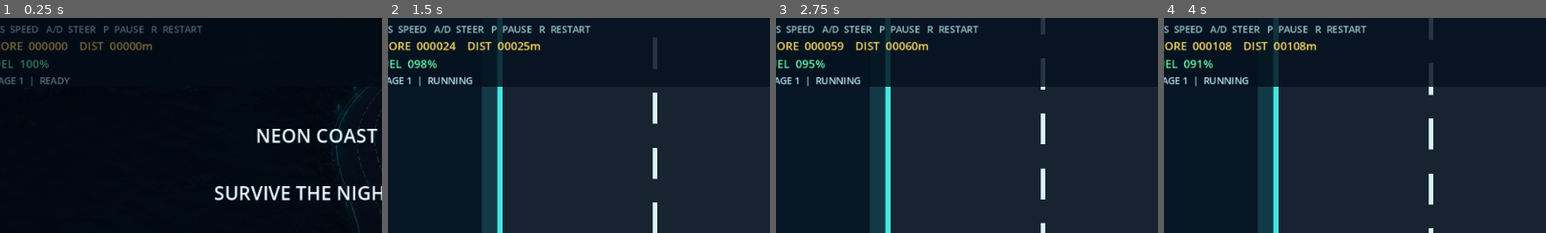
Above: before the commit, frames 1-4 (left to right).
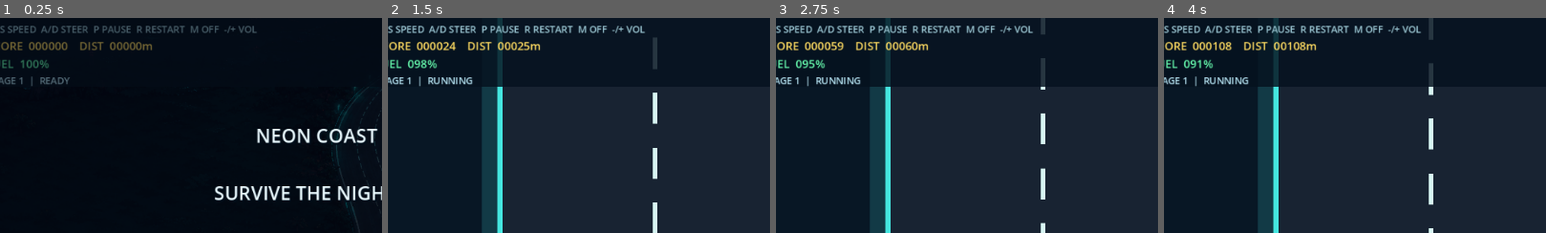
Above: after the commit, the same moments.

Repository: xiejiamincyq/car
Game: Godot game, scene res://scenes/main.tscn
Same seed, same stepped clock (60 frames per second), same inputs: the game is played once before the commit and once after it.
Inputs:
- Up to frame 1 (0.25 s): no input
- Up to frame 2 (1.5 s): tap Enter at 0.5 s; hold Right (steer_right) 0.53-1.28 s; tap Space (start_game) at 0.6, 1.35 s; hold - (volume_down, bound only after the commit) from 1.28 s (still down)
- Up to frame 3 (2.75 s): release - (volume_down, bound only after the commit) at 2.03 s; hold Right (steer_right) from 2.03 s (still down); tap Space (start_game) at 2.1 s
- Up to frame 4 (4 s): release Right (steer_right) at 2.78 s; hold Up (accelerate) 2.78-3.53 s; tap Space (start_game) at 2.85, 3.5, 3.6 s; hold Left (steer_left) from 3.53 s (still down)
The pictures show only the part of the screen within x 5-55%, y 9-59%; the shares and areas given below are measured in that part.

The runs differ from the first frame. In frame 1, 1.1% of the frame differs, in the area x 2-68%, y 3-8%; in frame 2, 1.5%; in frame 3, 1.5%; in frame 4, 1.5%.

Commit message:
feat: add original gameplay audio controls

Diff:
--- a/scripts/main.gd
+++ b/scripts/main.gd
@@ -8,6 +8,7 @@
 const RunState = preload("res://scripts/run_state.gd")
 const FuelPickup = preload("res://scripts/fuel_pickup.gd")
 const VisualStyle = preload("res://scripts/visual_style.gd")
+const SoundEffects = preload("res://scripts/sound_effects.gd")
 
 const ROAD_MARK_REPEAT_DISTANCE := 92.0
 
@@ -18,6 +19,13 @@
 var road_scroll := 0.0
 var screen_shake := Vector2.ZERO
 var collision_audio: AudioStreamPlayer
+var engine_audio: AudioStreamPlayer
+var acceleration_audio: AudioStreamPlayer
+var pickup_audio: AudioStreamPlayer
+var warning_audio: AudioStreamPlayer
+var audio_volume := 0.65
+var audio_muted := false
+var warning_cooldown := 0.0
 var fuel_pickups: Array[FuelPickup] = []
 var fuel_spawn_remaining := GameConfig.FUEL_PICKUP_INTERVAL
 var pickup_lane_cursor := 0
@@ -41,6 +49,10 @@
 	collision_audio = AudioStreamPlayer.new()
 	collision_audio.stream = CollisionSound.create_stream()
 	add_child(collision_audio)
+	engine_audio = _make_audio_player(SoundEffects.create_engine_loop(), -18.0)
+	acceleration_audio = _make_audio_player(SoundEffects.create_acceleration(), -12.0)
+	pickup_audio = _make_audio_player(SoundEffects.create_pickup(), -10.0)
+	warning_audio = _make_audio_player(SoundEffects.create_warning(), -13.0)
 	speed_label = $CanvasLayer/DebugHUD/Rows/Speed
 	position_label = $CanvasLayer/DebugHUD/Rows/Position
 	debug_label = $CanvasLayer/DebugHUD/Rows/Debug
@@ -62,7 +74,14 @@
 		run.start()
 	if Input.is_action_just_pressed("pause_game"):
 		run.toggle_pause()
+	if Input.is_action_just_pressed("toggle_mute"):
+		audio_muted = not audio_muted
+	if Input.is_action_just_pressed("volume_down"):
+		audio_volume = maxf(0.0, audio_volume - 0.1)
+	if Input.is_action_just_pressed("volume_up"):
+		audio_volume = minf(1.0, audio_volume + 0.1)
 	if run.phase != RunState.Phase.RUNNING:
+		_stop_run_audio()
 		_update_hud()
 		queue_redraw()
 		return
@@ -78,6 +97,7 @@
 		return
 	traffic.set_difficulty_stage(run.difficulty_stage)
 	traffic.tick(delta, drive.speed, _player_lane())
+	_update_audio(delta, accelerate_input)
 	_update_fuel_pickups(delta)
 	collision.advance(delta)
 	_check_collisions()
@@ -161,6 +181,7 @@
 		var pickup_x := viewport_size.x * 0.5 - GameConfig.ROAD_HALF_WIDTH + lane_width * (pickup.lane + 0.5)
 		if absf(pickup_x - player_center.x) < 48.0 and absf(pickup.y - player_center.y) < 62.0:
 			run.add_fuel(GameConfig.FUEL_PICKUP_AMOUNT)
+			_play_effect(pickup_audio)
 			continue
 		if pickup.y < viewport_size.y + 60.0:
 			active.append(pickup)
@@ -183,6 +204,44 @@
 				screen_shake = Vector2(10.0, -7.0)
 				collision_audio.play()
 
+func _make_audio_player(stream: AudioStream, base_volume_db: float) -> AudioStreamPlayer:
+	var player := AudioStreamPlayer.new()
+	player.stream = stream
+	player.volume_db = base_volume_db
+	add_child(player)
+	return player
+
+func _update_audio(delta: float, accelerate_input: float) -> void:
+	warning_cooldown = maxf(0.0, warning_cooldown - delta)
+	if not audio_muted and audio_volume > 0.0:
+		if not engine_audio.playing:
+			engine_audio.play()
+		engine_audio.pitch_scale = lerpf(0.78, 1.32, drive.speed / GameConfig.MAX_SPEED)
+		engine_audio.volume_db = SoundEffects.volume_db(audio_volume) - 18.0
+	else:
+		engine_audio.stop()
+	if accelerate_input > 0.0 and Input.is_action_just_pressed("accelerate"):
+		_play_effect(acceleration_audio)
+	if warning_cooldown <= 0.0:
+		for vehicle in traffic.vehicles:
+			if vehicle.kind == TrafficDirector.Kind.SIGNAL_CHANGE and vehicle.warning_remaining > 0.68:
+				_play_effect(warning_audio)
+				warning_cooldown = 0.55
+				break
+
+func _play_effect(player: AudioStreamPlayer) -> void:
+	if audio_muted or audio_volume <= 0.0:
+		return
+	player.volume_db = SoundEffects.volume_db(audio_volume) - 10.0
+	player.play()
+
+func _stop_run_audio() -> void:
+	collision_audio.stop()
+	engine_audio.stop()
+	acceleration_audio.stop()
+	pickup_audio.stop()
+	warning_audio.stop()
+
 func _award_completed_overtakes() -> void:
 	var player_y := get_viewport_rect().size.y - 128.0
 	for vehicle in traffic.vehicles:
@@ -205,6 +264,7 @@
 	collision = CollisionResponder.new(GameConfig.COLLISION_SPEED_PENALTY, GameConfig.COLLISION_INVULNERABILITY_SECONDS)
 	screen_shake = Vector2.ZERO
 	collision_audio.stop()
+	_stop_run_audio()
 	run.reset()
 	fuel_pickups.clear()
 	fuel_spawn_remaining = GameConfig.FUEL_PICKUP_INTERVAL
@@ -225,7 +285,7 @@
 	score_label.text = "SCORE  %06d    DIST  %05dm" % [run.score, roundi(run.distance)]
 	fuel_label.text = "FUEL  %03d%%" % roundi(run.fuel)
 	run_status_label.text = "STAGE %d  |  %s" % [run.difficulty_stage + 1, _phase_text()]
-	debug_label.text = "W/S  SPEED   A/D  STEER   P  PAUSE   R  RESTART"
+	debug_label.text = "W/S SPEED  A/D STEER  P PAUSE  R RESTART  M %s  -/+ VOL" % ("ON" if audio_muted else "OFF")
 	for label in [speed_label, debug_label, score_label, fuel_label, run_status_label]:
 		label.scale = Vector2.ONE * scale
 	var is_playing := run.phase == RunState.Phase.RUNNING
@@ -255,6 +315,9 @@
 	_register_action("restart_prototype", [KEY_R])
 	_register_action("start_game", [KEY_SPACE])
 	_register_action("pause_game", [KEY_P])
+	_register_action("toggle_mute", [KEY_M])
+	_register_action("volume_down", [KEY_MINUS])
+	_register_action("volume_up", [KEY_EQUAL])
 	_register_action("quit_game", [KEY_ESCAPE])
 
 func _register_action(action: StringName, keys: Array[int]) -> void:
--- /dev/null
+++ b/scripts/sound_effects.gd
@@ -0,0 +1,54 @@
+class_name SoundEffects
+extends RefCounted
+
+static func create_engine_loop() -> AudioStreamWAV:
+	var stream := _make_wave(92.0, 0.44, 0.22, true, 1.8)
+	stream.loop_mode = AudioStreamWAV.LOOP_FORWARD
+	stream.loop_begin = 0
+	stream.loop_end = stream.data.size() / 2
+	return stream
+
+static func create_acceleration() -> AudioStreamWAV:
+	return _make_chirp(260.0, 520.0, 0.10, 0.32)
+
+static func create_pickup() -> AudioStreamWAV:
+	return _make_chirp(480.0, 880.0, 0.14, 0.34)
+
+static func create_warning() -> AudioStreamWAV:
+	return _make_chirp(760.0, 610.0, 0.12, 0.28)
+
+static func volume_db(level: float) -> float:
+	return linear_to_db(clampf(level, 0.0, 1.0))
+
+static func _make_chirp(start_frequency: float, end_frequency: float, duration: float, gain: float) -> AudioStreamWAV:
+	var mix_rate := 22050
+	var sample_count := int(mix_rate * duration)
+	var data := PackedByteArray()
+	data.resize(sample_count * 2)
+	var phase := 0.0
+	for index in sample_count:
+		var progress := float(index) / sample_count
+		var frequency := lerpf(start_frequency, end_frequency, progress)
+		phase += TAU * frequency / mix_rate
+		var envelope := sin(progress * PI)
+		data.encode_s16(index * 2, int(sin(phase) * envelope * gain * 30000.0))
+	return _stream_from_data(data, mix_rate)
+
+static func _make_wave(frequency: float, duration: float, gain: float, _looping: bool, harmonic_gain: float) -> AudioStreamWAV:
+	var mix_rate := 22050
+	var sample_count := int(mix_rate * duration)
+	var data := PackedByteArray()
+	data.resize(sample_count * 2)
+	for index in sample_count:
+		var phase := TAU * frequency * float(index) / mix_rate
+		var value := (sin(phase) + sin(phase * 2.0) * harmonic_gain * 0.25) * gain
+		data.encode_s16(index * 2, int(clampf(value, -1.0, 1.0) * 30000.0))
+	return _stream_from_data(data, mix_rate)
+
+static func _stream_from_data(data: PackedByteArray, mix_rate: int) -> AudioStreamWAV:
+	var stream := AudioStreamWAV.new()
+	stream.format = AudioStreamWAV.FORMAT_16_BITS
+	stream.mix_rate = mix_rate
+	stream.stereo = false
+	stream.data = data
+	return stream
--- a/scripts/visual_style.gd
+++ b/scripts/visual_style.gd
@@ -21,6 +21,11 @@
 static func hud_scale_for_width(viewport_width: float) -> float:
 	return clampf(viewport_width / 1280.0, 0.78, 1.0)
 
+static func hud_height_for_scale(_scale: float) -> float:
+	# Godot containers reserve the unscaled label minimum sizes: 98px labels,
+	# 12px row gaps, and 24px panel margins = 134px inside a 146px HUD panel.
+	return 134.0
+
 static func is_high_contrast(foreground: Color, background: Color) -> bool:
 	var brighter := maxf(_luminance(foreground), _luminance(background)) + 0.05
 	var darker := minf(_luminance(foreground), _luminance(background)) + 0.05
--- /dev/null
+++ b/tests/test_sound_effects.gd
@@ -0,0 +1,12 @@
+extends SceneTree
+
+const SoundEffects = preload("res://scripts/sound_effects.gd")
+
+func _init() -> void:
+	var engine := SoundEffects.create_engine_loop()
+	assert(engine is AudioStreamWAV and engine.loop_mode == AudioStreamWAV.LOOP_FORWARD, "Engine audio must be an original looping WAV")
+	for effect in [SoundEffects.create_acceleration(), SoundEffects.create_pickup(), SoundEffects.create_warning()]:
+		assert(effect is AudioStreamWAV and not effect.data.is_empty(), "Each gameplay cue must be a generated playable WAV")
+	assert(SoundEffects.volume_db(0.0) <= -70.0, "Mute volume must be effectively silent")
+	assert(SoundEffects.volume_db(0.5) < SoundEffects.volume_db(1.0), "Volume control must be monotonic")
+	quit()
--- a/tests/test_visual_style.gd
+++ b/tests/test_visual_style.gd
@@ -3,8 +3,10 @@
 const VisualStyle = preload("res://scripts/visual_style.gd")
 
 func _init() -> void:
-	assert(VisualStyle.hud_scale_for_width(1280.0) == 1.0, "1080p layouts must retain the base HUD scale")
-	assert(VisualStyle.hud_scale_for_width(854.0) >= 0.78, "720p layouts must retain readable HUD text")
+	assert(VisualStyle.hud_scale_for_width(1920.0) == 1.0, "1920x1080 layouts must retain the base HUD scale")
+	assert(VisualStyle.hud_scale_for_width(1280.0) == 1.0, "1280x720 layouts must retain the base HUD scale")
+	assert(VisualStyle.hud_height_for_scale(VisualStyle.hud_scale_for_width(1920.0)) <= 146.0, "1080p HUD must fit within its 146px panel")
+	assert(VisualStyle.hud_height_for_scale(VisualStyle.hud_scale_for_width(1280.0)) <= 146.0, "720p HUD must fit within its 146px panel")
 	assert(VisualStyle.is_high_contrast(VisualStyle.PLAYER_BODY, VisualStyle.ROAD), "The player car must separate from the road")
 	assert(VisualStyle.is_high_contrast(VisualStyle.FUEL_GLOW, VisualStyle.ROAD), "Fuel pickups must separate from the road")
 	assert(VisualStyle.is_high_contrast(VisualStyle.EDGE_NEON, VisualStyle.ROAD), "Road edges must remain readable")
Not shown, changed: docs/ideas/road-dash-mvp.md
